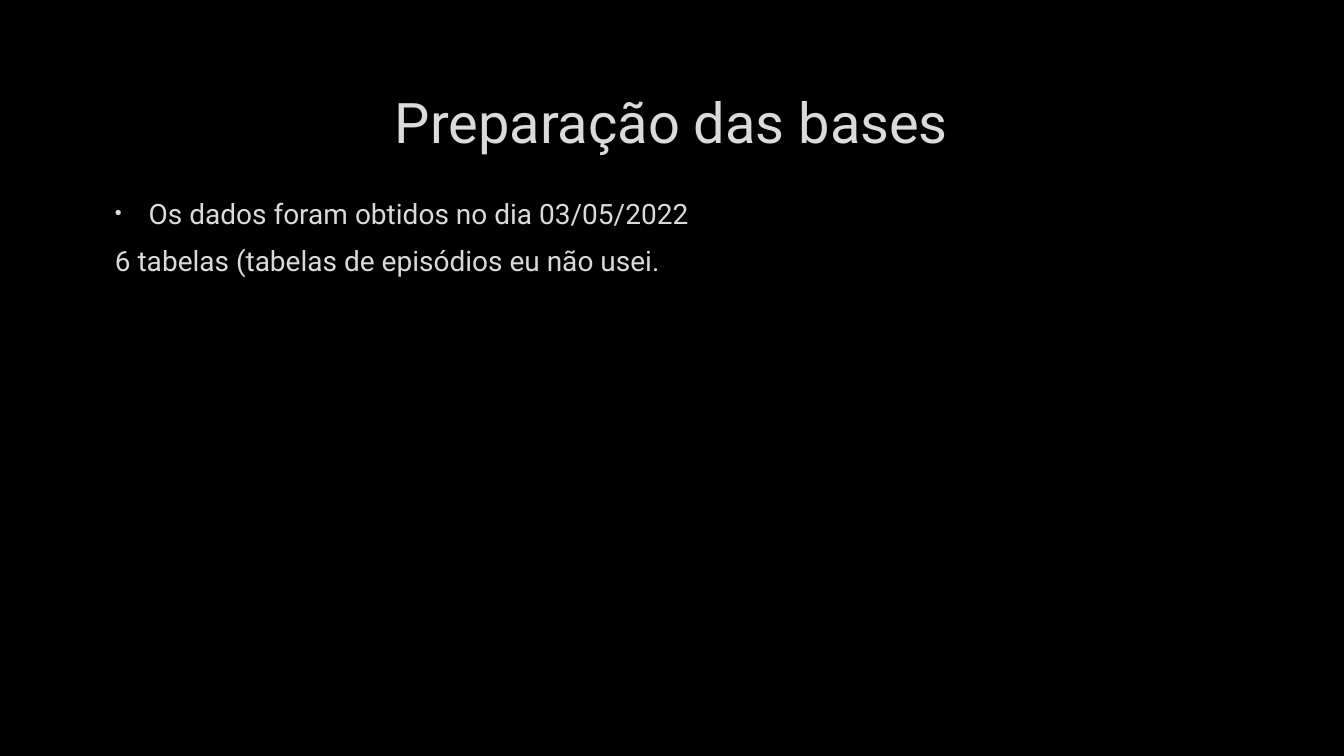
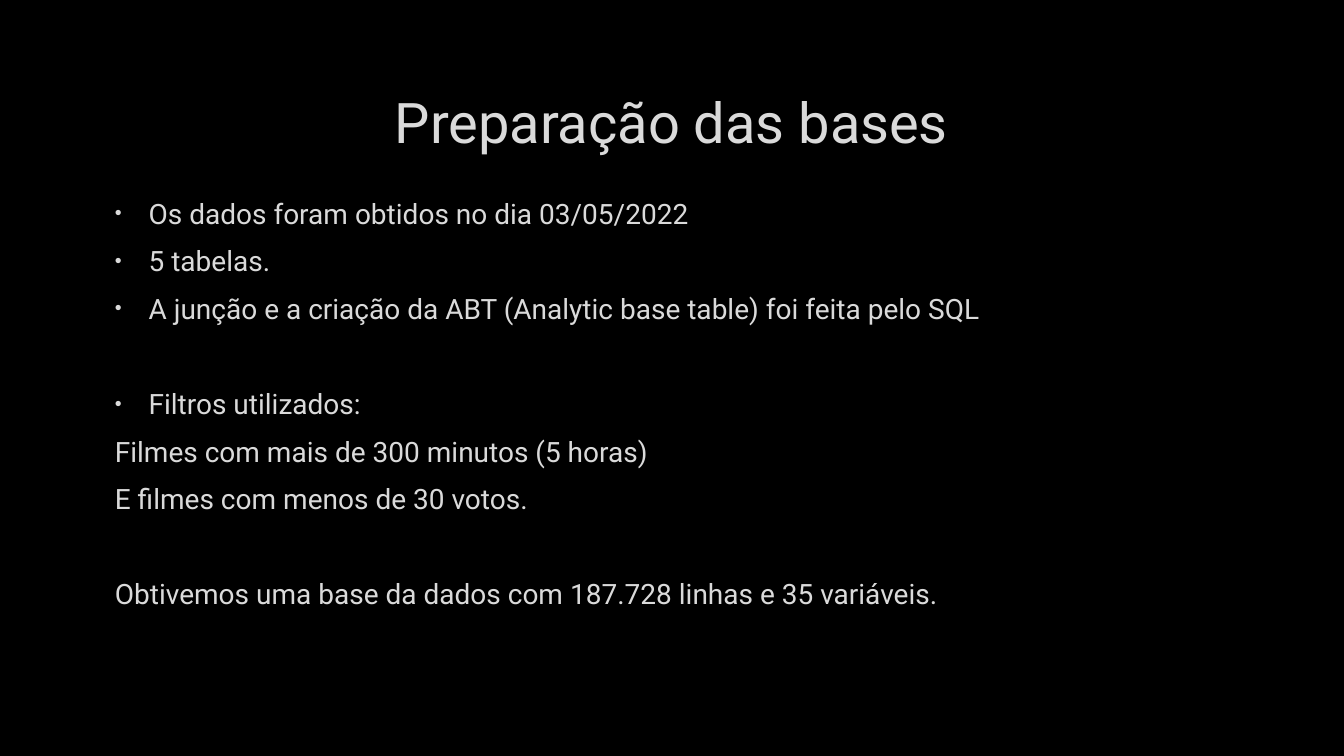
Before and after one commit to ProencaC/imdb, a slide deck: slide 5 of Docs/Apresentação.pptx (slide 4 before the commit). Drawn at 1344x756 pixels with LibreOffice and Linux fonts; fonts in the diff are those of the drawing; background and template pictures are left out. Boxes give left, top, right and bottom in pixels: in the first picture for what was removed or moved away, otherwise in the second. Text is boxed around its words. In the diff, an @@ line names an element or a change of style, - is before the commit and + after.

```diff
--- a/Docs/Apresentação.pptx
+++ b/Docs/Apresentação.pptx
@@ text at (x1=115, y1=250, x2=979, y2=605): text changed @@
-6 tabelas (tabelas de episódios eu não usei.
+• 5 tabelas.
+• A junção e a criação da ABT (Analytic base table) foi feita pelo SQL
+• Filtros utilizados:
+Filmes com mais de 300 minutos (5 horas)
+E filmes com menos de 30 votos.
+Obtivemos uma base da dados com 187.728 linhas e 35 variáveis.
```
Also in this commit, not shown: 4 other slides changed, 8 slides added, 4 slides removed.
